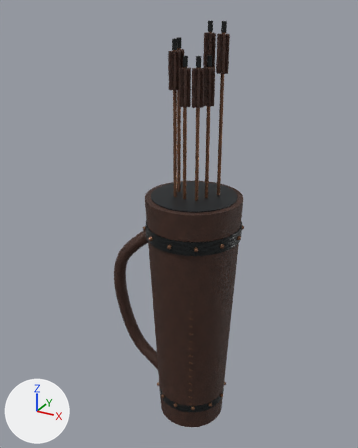
Two versions of the glTF model public/assets/attachments/027.glb, one commit apart.
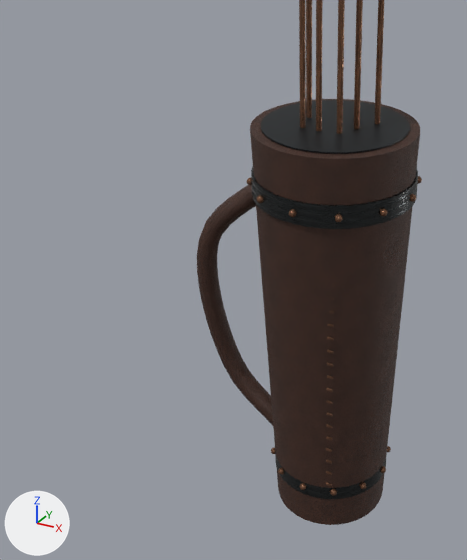
The first picture shows the older version from a 50 mm lens placed at (0.275, -0.541, 0.562), pointed at (-0.027, 0.009, 0.287). The close-ups show the older and then the newer version on the part from 0% to 76% of the width and 27% to 100% of the height of that picture. Only the edits that show in the close-ups are written down. Every picture has the same lights, and +X, +Y and +Z are marked at lower left. Where no turn or scale is listed for an object, it has been applied to the vertices.

In view in the first close-up: 'edge hardware', 'machined receiver', 'recess shadow', 'saddle leather'.
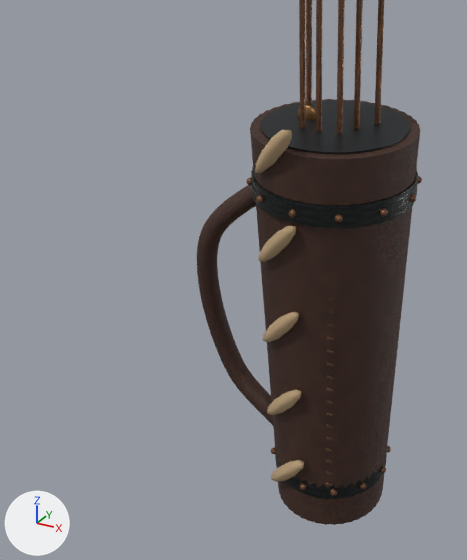
Where the change shows, as pixel boxes [x1, y1, x2, y2] in the close-ups (467 x 560 px):
'thread loop', added (beige): after [255, 130, 304, 482]
'peened pin.001', added: after [297, 106, 331, 300]

Edits to the bpy script that builds the scene:
```text
Add mat_peened_pin:
    mat_peened_pin = principled_material('peened pin')
    mat_peened_pin.base_color = (0.36, 0.19, 0.071)  # brown #a2794b
    mat_peened_pin.metallic = 0.82
    mat_peened_pin.roughness = 0.3
Add mat_thread_loop:
    mat_thread_loop = principled_material('thread loop')
    mat_thread_loop.base_color = (0.48, 0.34, 0.19)  # beige #b89e79
    mat_thread_loop.roughness = 0.85
Add me_peened_pin_001:
    me_peened_pin_001.from_pydata(...)  # 200 vertices, 384 faces; spans x -0.033..0.027, y -0.053..0.025, z 0.091..0.465
    me_peened_pin_001.materials.append(mat_peened_pin)  # brown #a2794b
Add me_thread_loop:
    me_thread_loop.from_pydata(...)  # 350 vertices, 672 faces; spans x -0.036..0.003, y -0.073..-0.019, z 0.011..0.496
    me_thread_loop.materials.append(mat_thread_loop)  # beige #b89e79
Add ob_peened_pin_001:
    ob_peened_pin_001 = bpy.data.objects.new('peened pin.001', me_peened_pin_001)
    ob_peened_pin_001.location = (0.0, 0.0, 0.0)
Add ob_thread_loop:
    ob_thread_loop = bpy.data.objects.new('thread loop', me_thread_loop)
    ob_thread_loop.location = (0.0, 0.0, 0.0)
```
